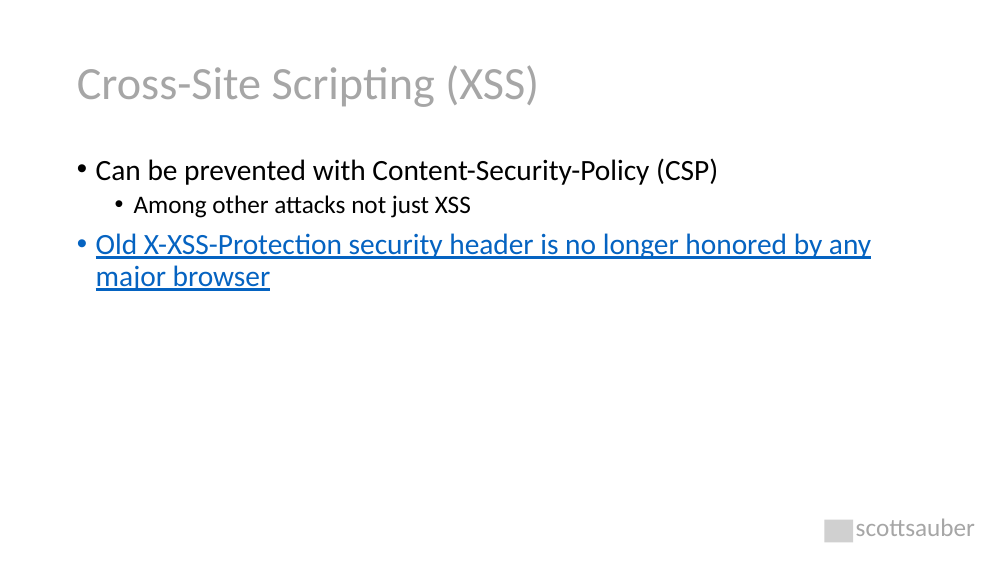
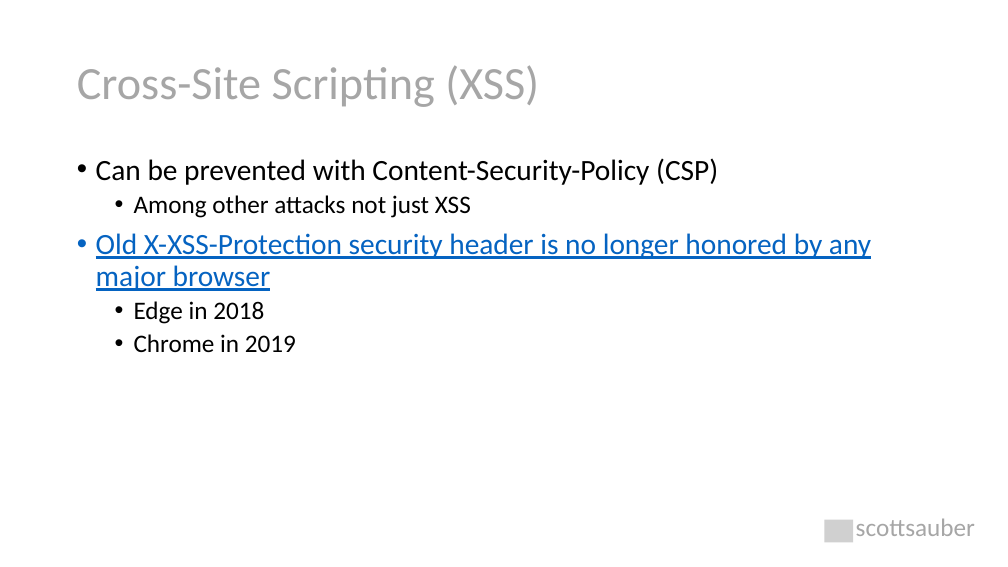
Before and after one commit to nirzaf/DotNetWorkShopTalk, a slide deck: slide 31 of 2021-05-04-MNDevelopersConference-SecurityHeaders/Security Headers Explained.pptx. Drawn at 1008x567 pixels with LibreOffice and Linux fonts; fonts in the diff are those of the drawing; grey boxes stand for pictures. Boxes give left, top, right and bottom in pixels: in the first picture for what was removed or moved away, otherwise in the second. Text is boxed around its words. In the diff, an @@ line names an element or a change of style, - is before the commit and + after.

```diff
--- a/2021-05-04-MNDevelopersConference-SecurityHeaders/Security Headers Explained.pptx
+++ b/2021-05-04-MNDevelopersConference-SecurityHeaders/Security Headers Explained.pptx
@@ text at (134, 301, 296, 352): paragraphs added @@
+  • Edge in 2018
+  • Chrome in 2019
```
Also in this commit, not shown: 12 other slides changed, 1 other file.
